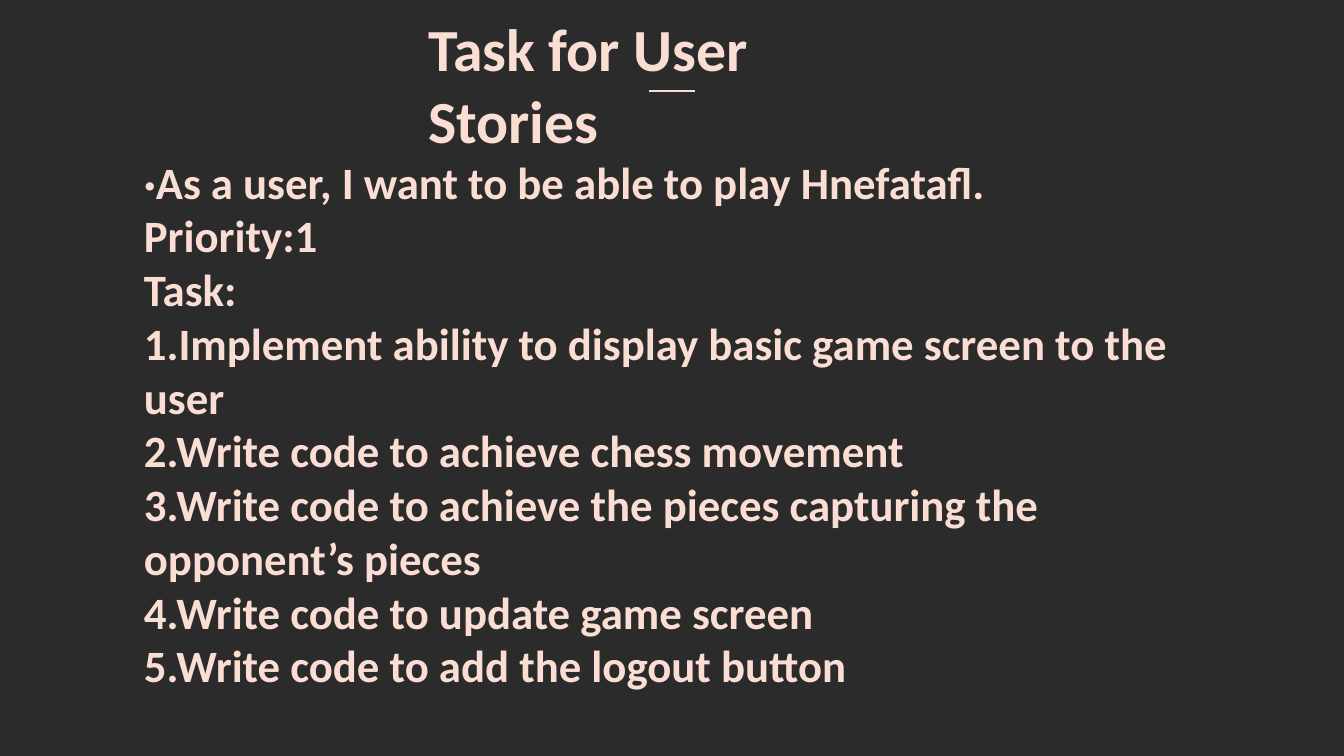
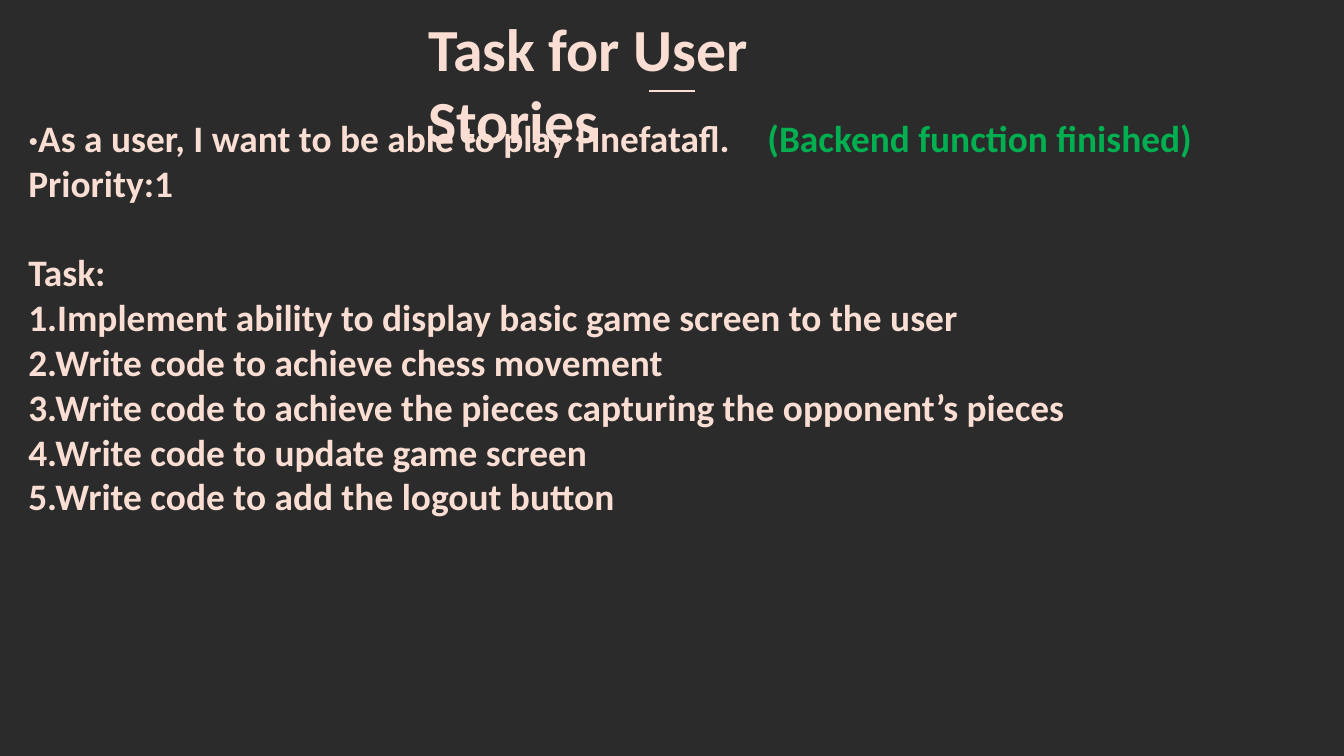
Before and after one commit to JacindaQiong/cs414-fa19-001-Party-A, a slide deck: slide 6 of P2/P2-Power Point.pptx. Drawn at 1344x756 pixels with LibreOffice and Linux fonts; fonts in the diff are those of the drawing; background and template pictures are left out; a plain dark background stands for a picture behind light text. Boxes give left, top, right and bottom in pixels: in the first picture for what was removed or moved away, otherwise in the second. Text is boxed around its words. In the diff, an @@ line names an element or a change of style, - is before the commit and + after.

```diff
--- a/P2/P2-Power Point.pptx
+++ b/P2/P2-Power Point.pptx
@@ text "·As a user, I want ...": place and size @@
-text "·As a user, I want ..." at box(144, 167, 1167, 690)
+text "·As a user, I want ..." at box(28, 121, 1191, 517)
@@ text at box(28, 121, 1191, 162): text changed; size 24 to 20 pt @@
-·As a user, I want to be able to play Hnefatafl.
+·As a user, I want to be able to play Hnefatafl. (Backend function finished)
@@ text at box(28, 171, 1064, 517): size 24 to 20 pt in "Priority:1", "Task:", "1.Implement ability to display basic game screen ...", "2.Write code to achieve chess movement" and 3 more places @@
```
Also in this commit, not shown: 3 other slides changed.
